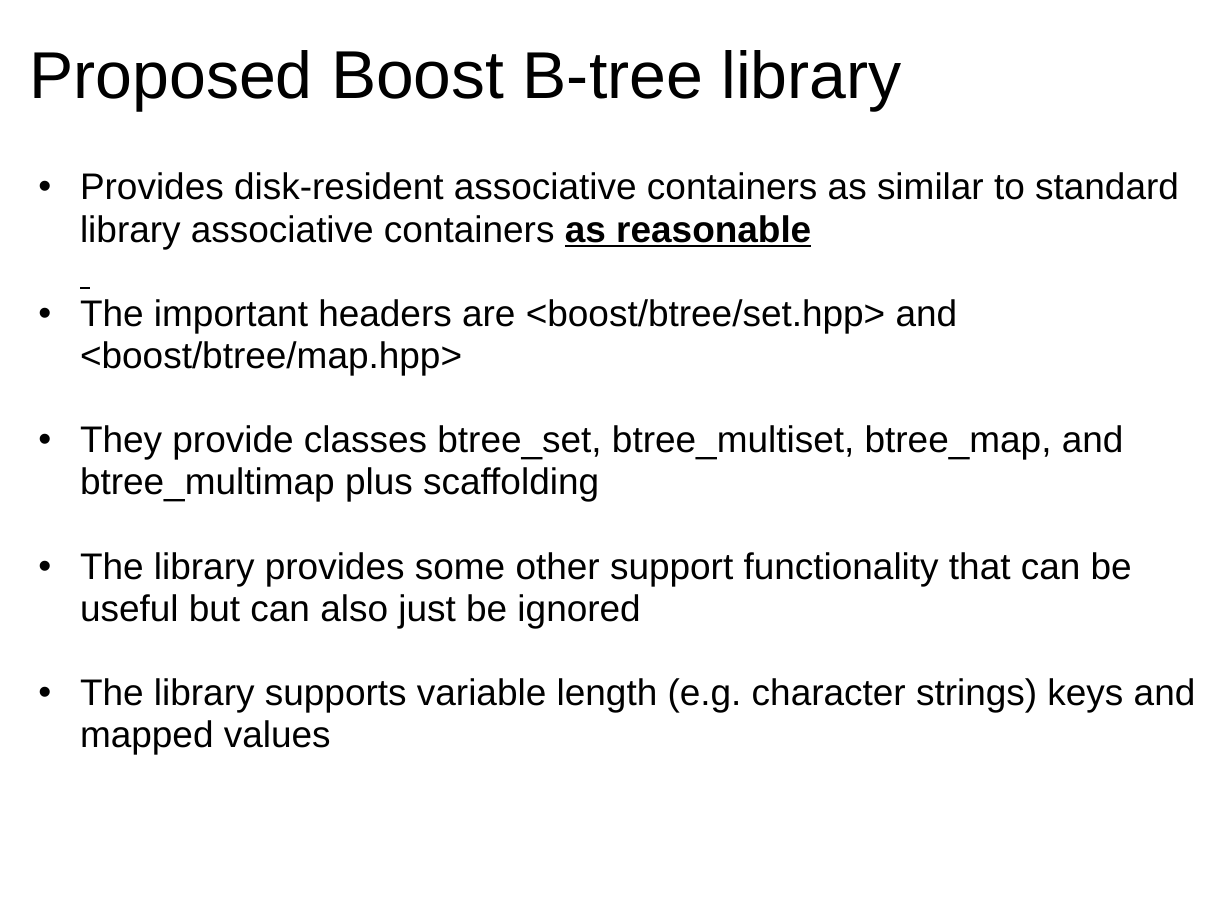
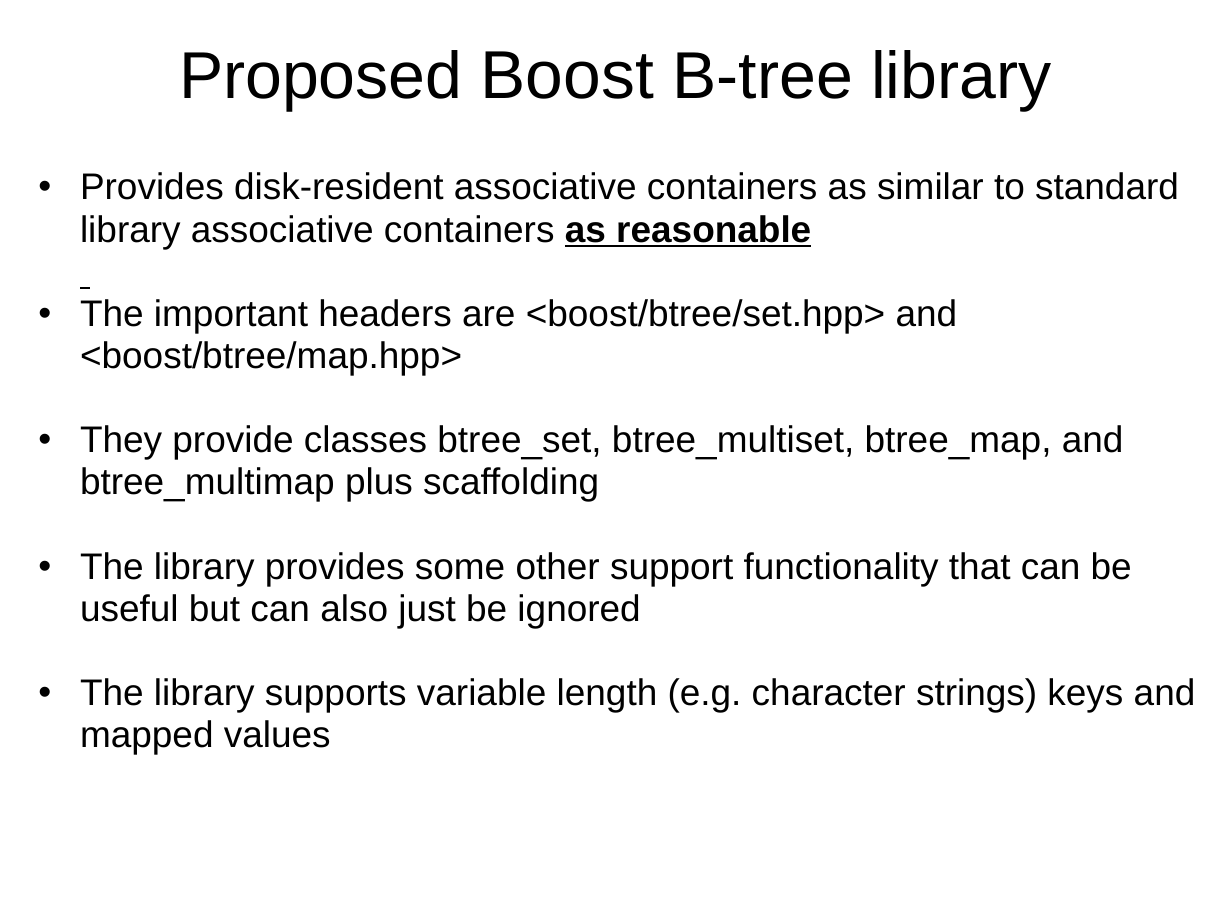
Before and after one commit to Beman/btree, a slide deck: slide 9 of libs/btree/doc/Proposed-B-tree-library.ppt (slide 8 before the commit). Drawn at 1232x924 pixels with LibreOffice and Linux fonts; fonts in the diff are those of the drawing; background and template pictures are left out. Boxes give left, top, right and bottom in pixels: in the first picture for what was removed or moved away, otherwise in the second. Text is boxed around its words. In the diff, an @@ line names an element or a change of style, - is before the commit and + after.

Commit message:
Mostly title centering and font sizes. Also add objectives slide

```diff
--- a/libs/btree/doc/Proposed-B-tree-library.ppt
+++ b/libs/btree/doc/Proposed-B-tree-library.ppt
@@ title "Proposed Boost B-tree library" at box(179, 50, 1051, 110): alignment left to centre @@
```
Also in this commit, not shown: 10 other slides changed, 1 slide added.
